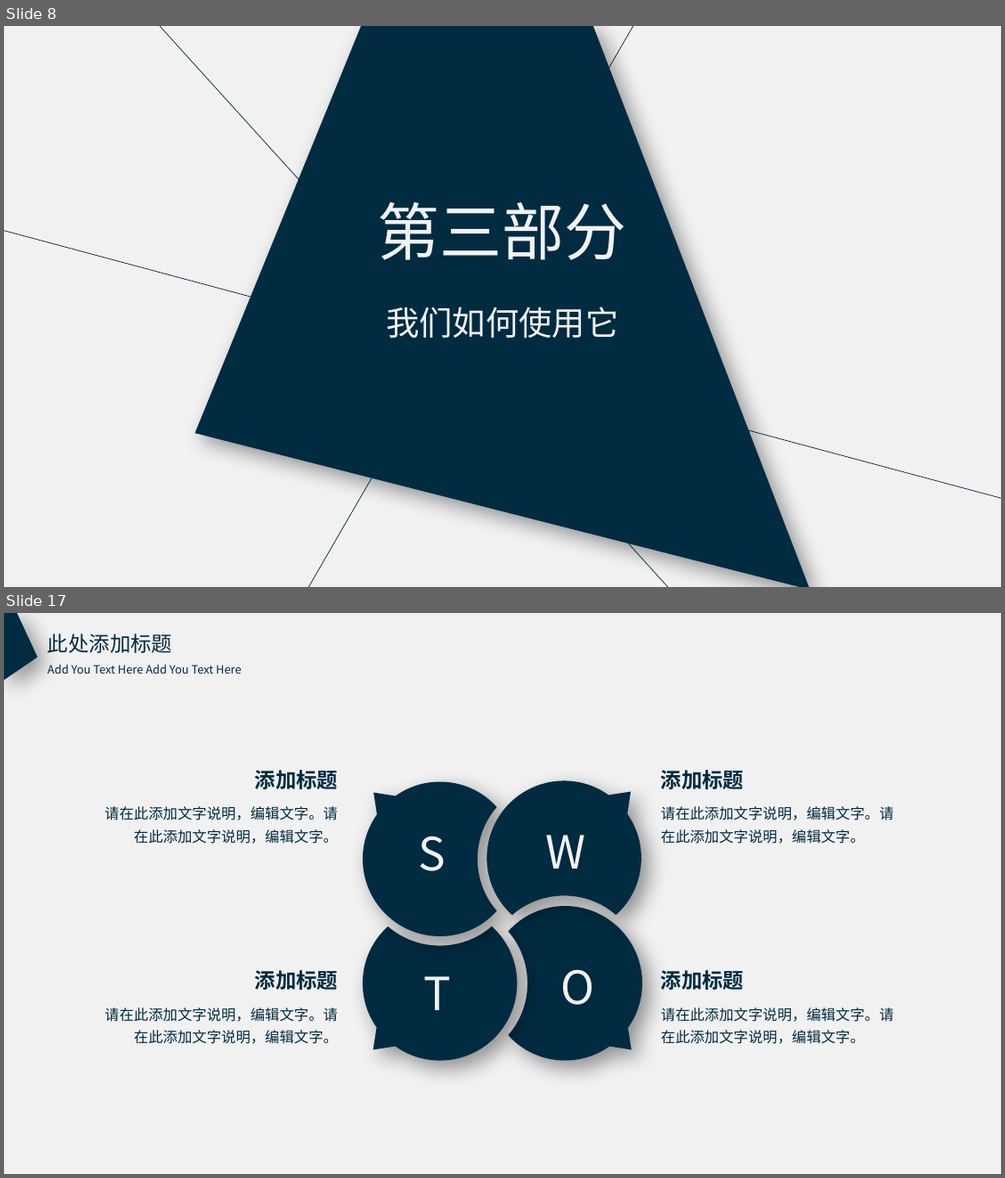
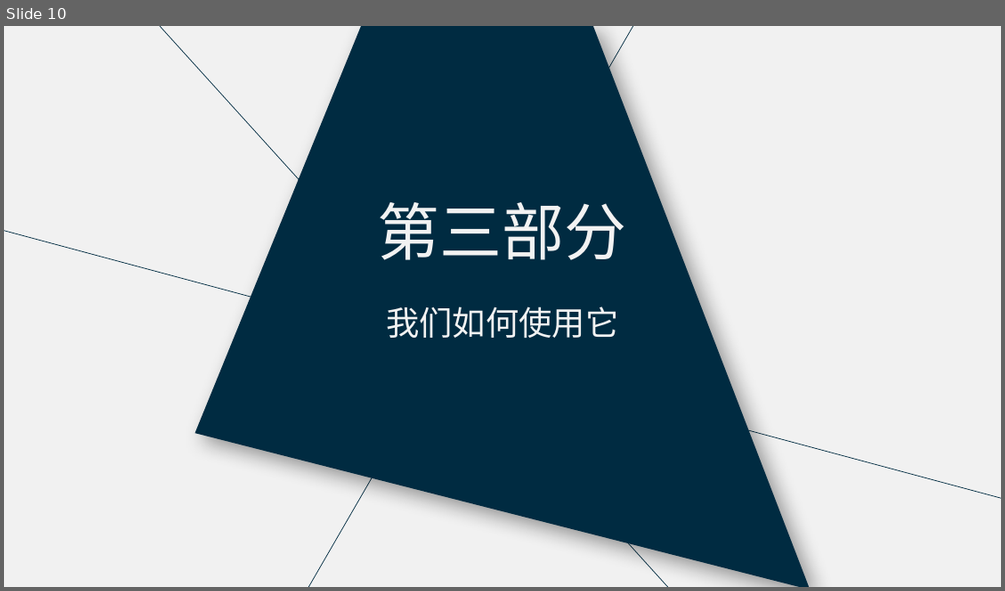
Before and after one commit to luoyiyi/rxjs-demos, a slide deck: rxjs入门分享.pptx. Shown one above the other, each under a label of ours: slides 8 and 17 before the commit, slide 10 after it; the slides between them are not shown. The pictures are 1005x1178 and 1005x591 pixels, drawn with LibreOffice and Linux fonts; fonts in the diff are those of the drawing. Boxes give left, top, right and bottom in pixels: in the first picture for what was removed or moved away, otherwise in the second. Text is boxed around its words. In the diff, an @@ line names an element or a change of style, - is before the commit and + after.

```diff
--- a/rxjs入门分享.pptx
+++ b/rxjs入门分享.pptx
@@ slide 17 removed at box(4, 613, 1001, 1174), background #F1F1F1 @@
@@ freeform shape removed at box(4, 613, 38, 681) @@
@@ text removed at box(48, 633, 172, 653) @@
-此处添加标题
@@ text removed at box(48, 665, 241, 674) @@
-Add You Text Here Add You Text Here
@@ text removed at box(255, 770, 338, 789) @@
-添加标题
@@ text removed at box(661, 770, 744, 789) @@
-添加标题
@@ freeform shape removed at box(363, 782, 497, 937) @@
@@ freeform shape removed at box(487, 780, 642, 915) @@
@@ text removed at box(105, 806, 338, 844) @@
-请在此添加文字说明，编辑文字。请在此添加文字说明，编辑文字。
@@ text removed at box(661, 806, 894, 844) @@
-请在此添加文字说明，编辑文字。请在此添加文字说明，编辑文字。
@@ text removed at box(419, 835, 446, 871) @@
-S
@@ text removed at box(546, 835, 586, 868) @@
-W
@@ freeform shape removed at box(508, 906, 642, 1061) @@
@@ freeform shape removed at box(363, 926, 518, 1060) @@
@@ text removed at box(255, 970, 338, 989) @@
-添加标题
@@ text removed at box(424, 976, 452, 1010) @@
-T
@@ text removed at box(560, 969, 594, 1005) @@
-O
@@ text removed at box(661, 970, 744, 989) @@
-添加标题
@@ text removed at box(105, 1007, 338, 1044) @@
-请在此添加文字说明，编辑文字。请在此添加文字说明，编辑文字。
@@ text removed at box(661, 1007, 894, 1044) @@
-请在此添加文字说明，编辑文字。请在此添加文字说明，编辑文字。
@@ what was slide 8 is now slide 10 @@
```
Also in this commit, not shown: 5 slides changed, 14 slides added, 19 other slides removed, 1 other file.
